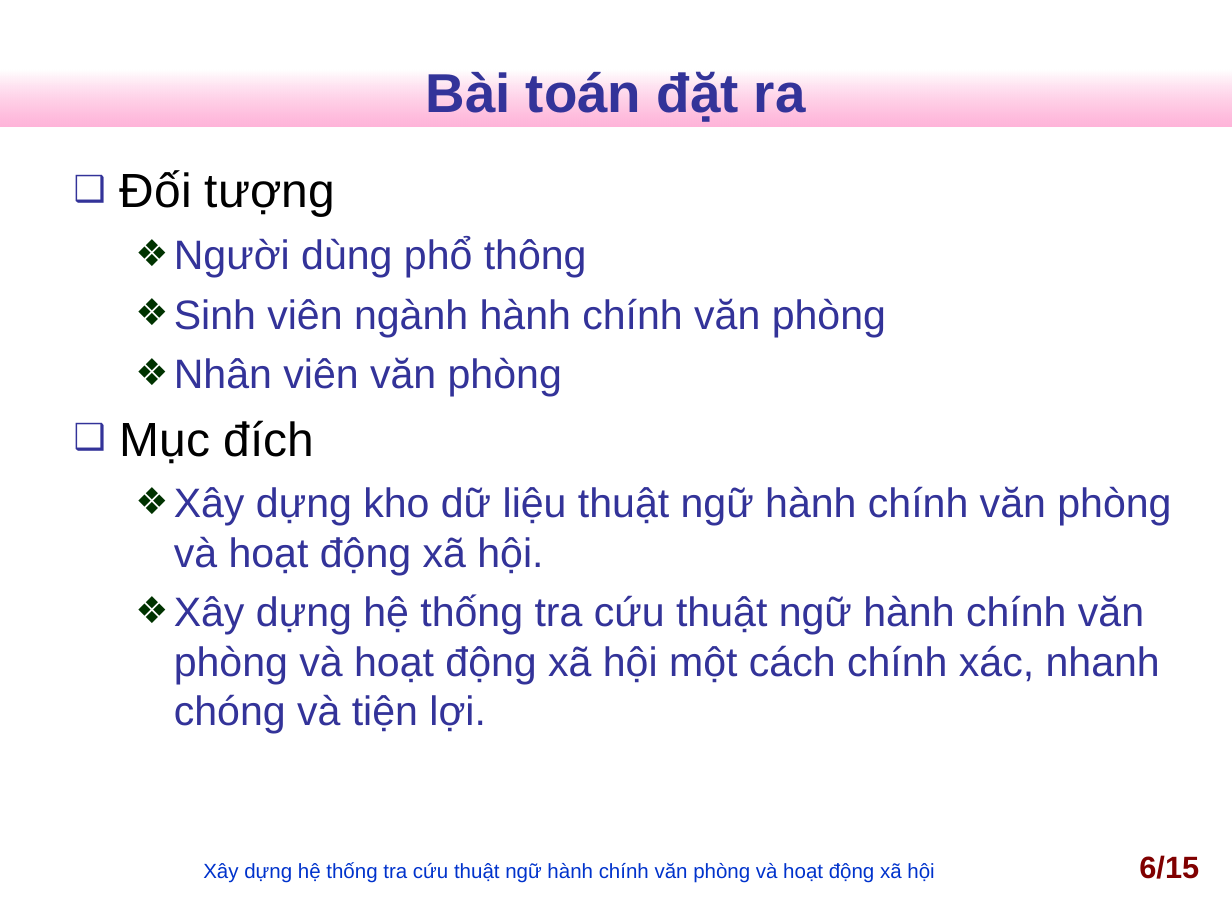
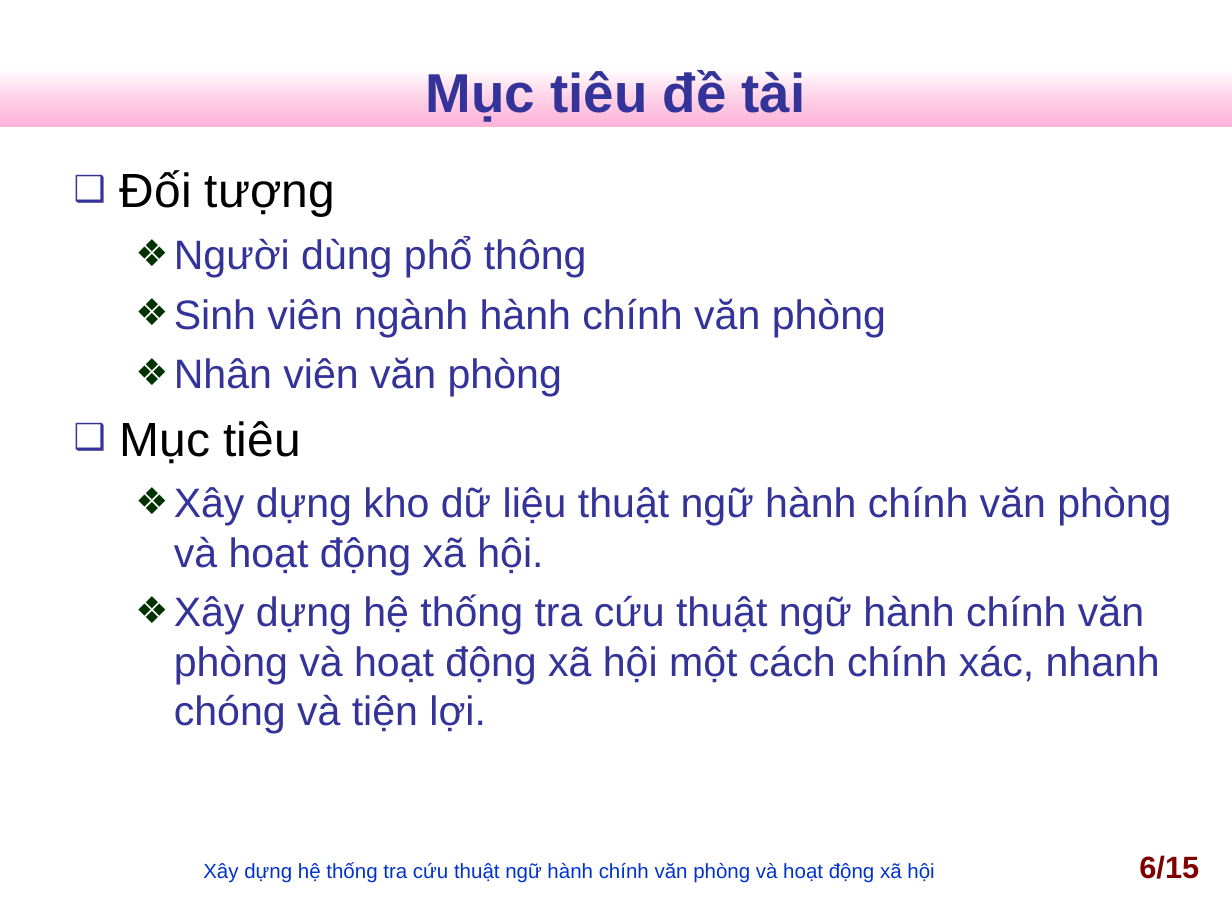
Before and after one commit to nguyentk90/tra-cuu-thuat-ngu-hanh-chinh, a slide deck: slide 6 of Documents/slideN2013.ppt. Drawn at 1232x924 pixels with LibreOffice and Linux fonts; fonts in the diff are those of the drawing; background and template pictures are left out. Boxes give left, top, right and bottom in pixels: in the first picture for what was removed or moved away, otherwise in the second. Text is boxed around its words. In the diff, an @@ line names an element or a change of style, - is before the commit and + after.

```diff
--- a/Documents/slideN2013.ppt
+++ b/Documents/slideN2013.ppt
@@ title at <box>426,69,806,122</box>: text changed @@
-Bài toán đặt ra
+Mục tiêu đề tài
@@ text at <box>120,421,301,464</box>: text changed @@
-❑ Mục đích
+❑ Mục tiêu
```
Also in this commit, not shown: 9 other slides changed, 5 slides added, 1 slide removed, 2 other files.
